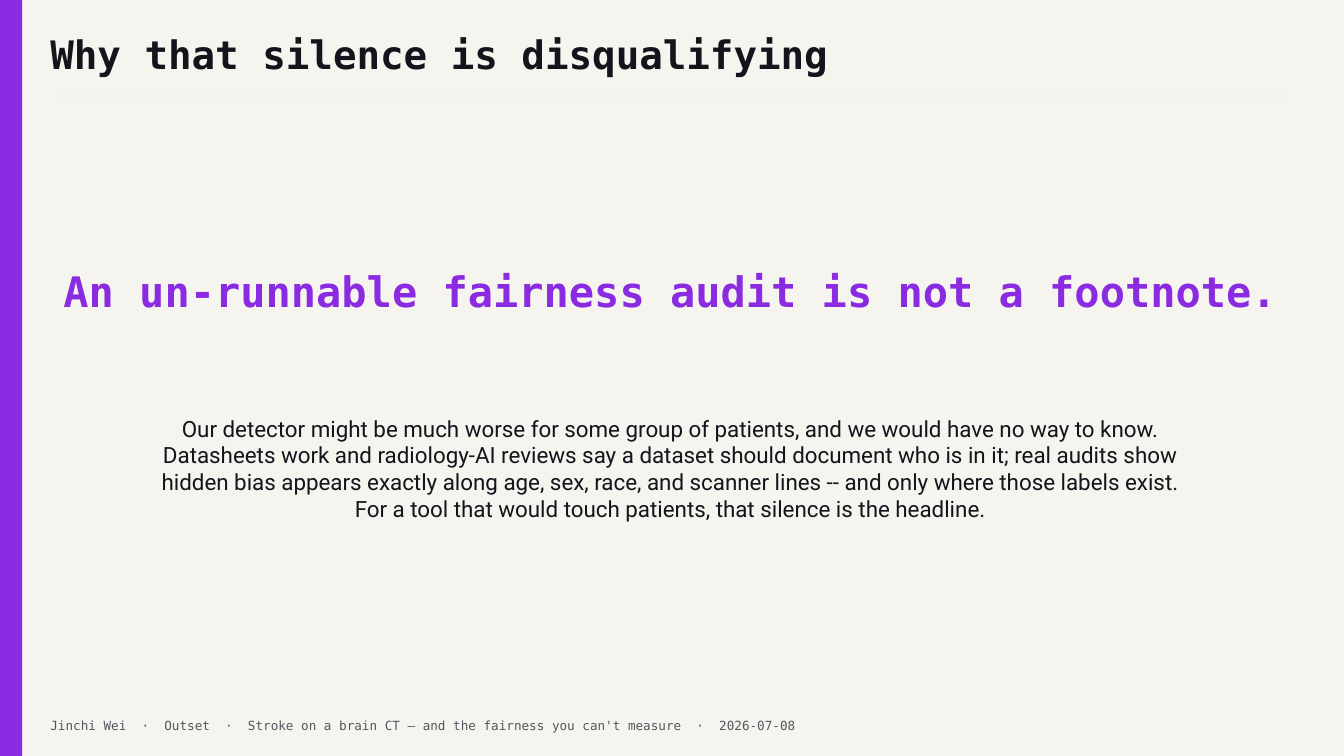
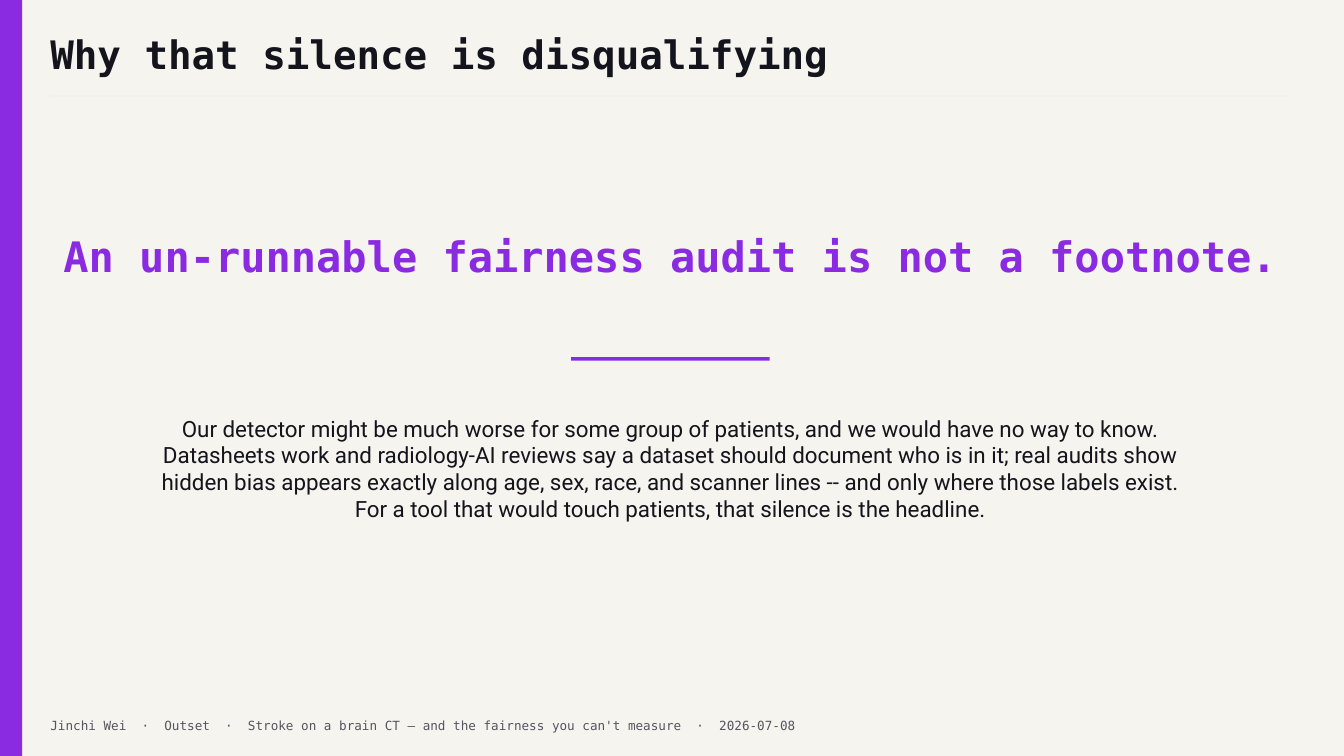
Before and after one commit to jinchiwei/outset-ai-healthcare, a slide deck: slide 15 of solutions/g3_brain_ct/slides/g3_brain_ct.pptx. Drawn at 1344x756 pixels with LibreOffice and Linux fonts; fonts in the diff are those of the drawing. Boxes give left, top, right and bottom in pixels: in the first picture for what was removed or moved away, otherwise in the second. Text is boxed around its words. In the diff, an @@ line names an element or a change of style, - is before the commit and + after.

```diff
--- a/solutions/g3_brain_ct/slides/g3_brain_ct.pptx
+++ b/solutions/g3_brain_ct/slides/g3_brain_ct.pptx
@@ text "An un-runnable fairness audit is ...": place and size @@
-text "An un-runnable fairness audit is ..." at <box>63,273,1276,308</box>
+text "An un-runnable fairness audit is ..." at <box>63,238,1276,273</box>
@@ rectangle added at <box>572,357,770,361</box>, fill #8A2BE2 @@
```
Also in this commit, not shown: 10 other slides changed, 2 other files.
